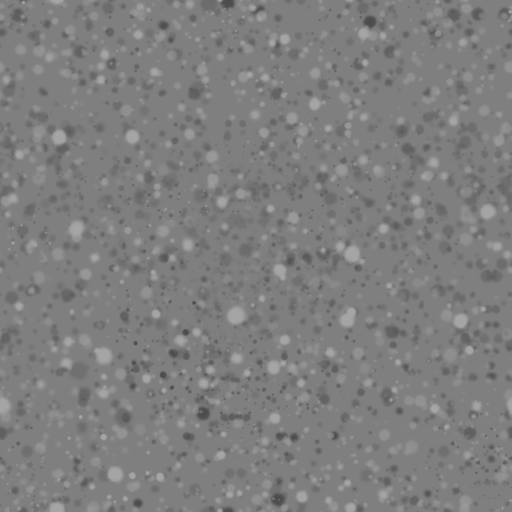
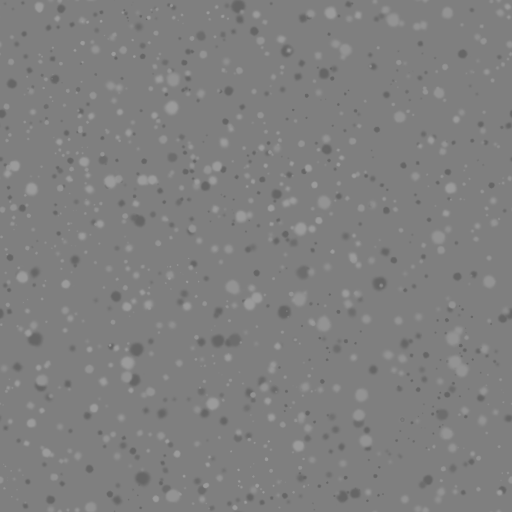
Comparing the layer stacks of the two 512x512 images. Changes:
moved "Copier de Calque de dessin 2" above "Calque de dessin 1", painted on it over (0, 0, 512, 512)
painted on "Calque de dessin 1" over (0, 0, 512, 512)
painted on "Arrière-plan" over (0, 0, 512, 512)
